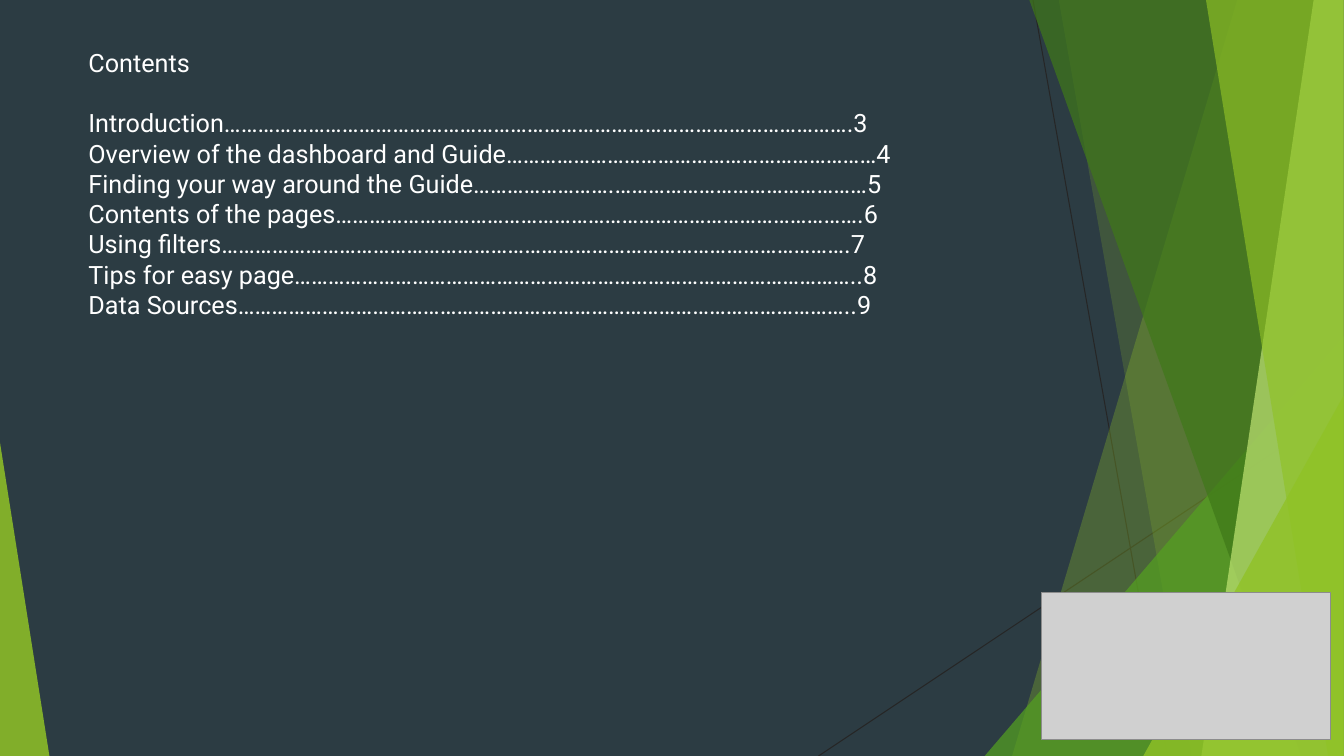
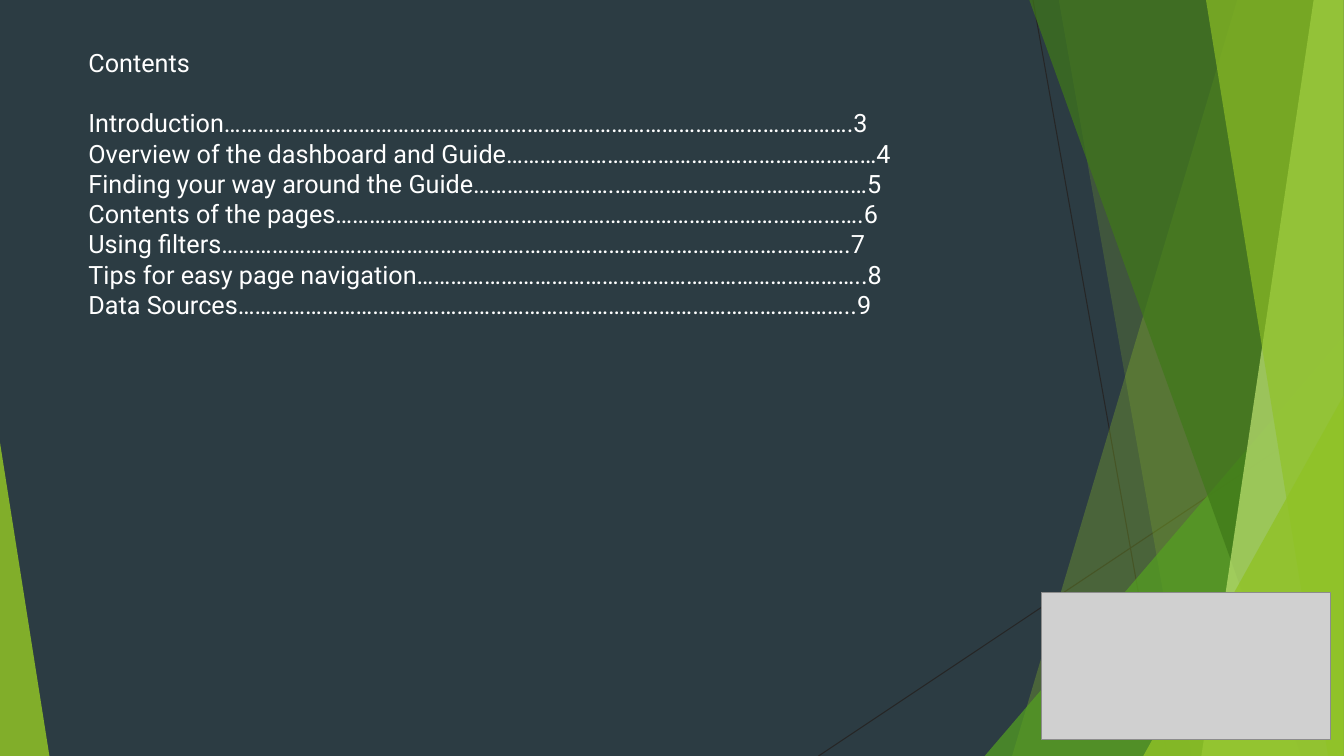
Before and after one commit to AndrewBoyne/my_qa_repo, a slide deck: slide 2 of Sprint 1/Marketing Campaign Guidance.pptx. Drawn at 1344x756 pixels with LibreOffice and Linux fonts; fonts in the diff are those of the drawing; grey boxes stand for pictures. Boxes give left, top, right and bottom in pixels: in the first picture for what was removed or moved away, otherwise in the second. Text is boxed around its words. In the diff, an @@ line names an element or a change of style, - is before the commit and + after.

```diff
--- a/Sprint 1/Marketing Campaign Guidance.pptx
+++ b/Sprint 1/Marketing Campaign Guidance.pptx
@@ text at (88,265,881,290): text changed @@
-Tips for easy page………………………………………………………………………………………..8
+Tips for easy page navigation……………………………………………………………………..8
```
Also in this commit, not shown: 6 slides added, 1 slide removed, 4 other files.
